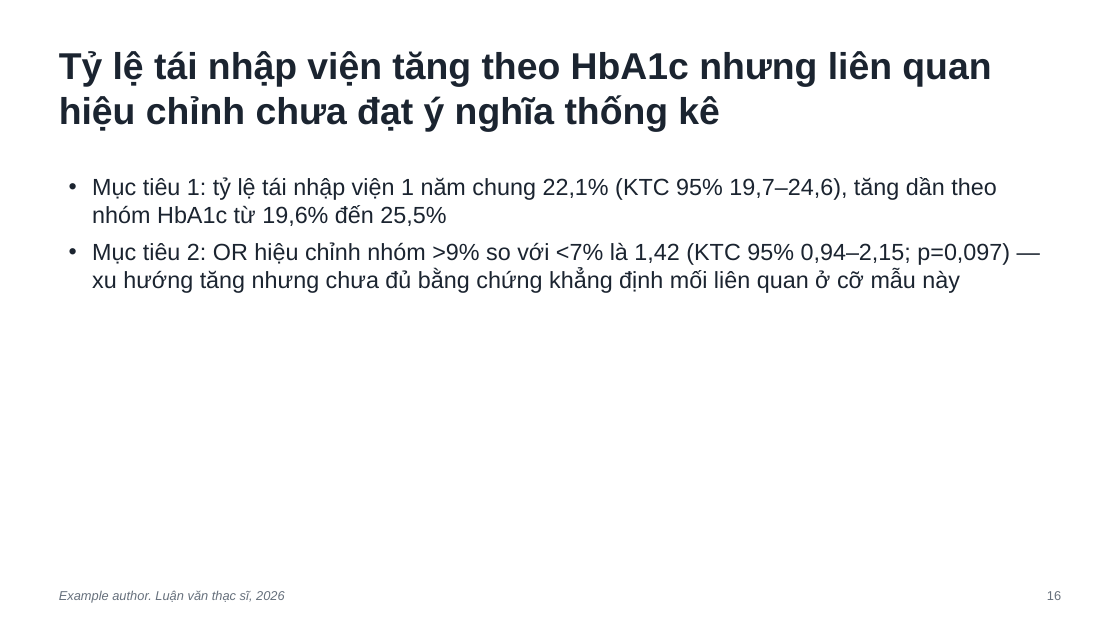
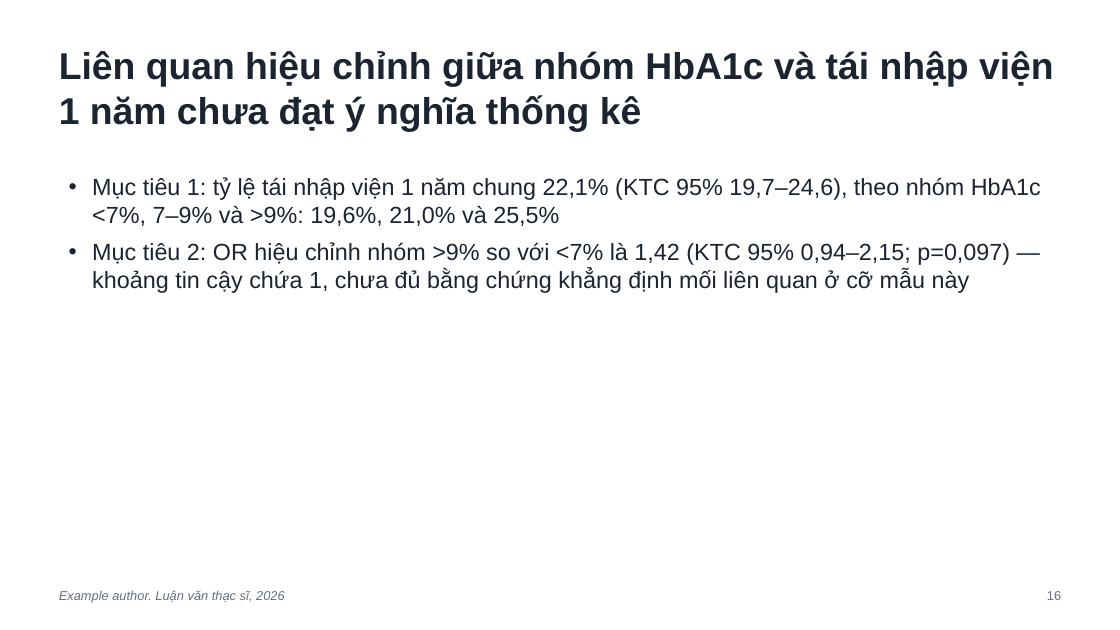
Before and after one commit to drtranquanghung91-vn/clinical-research-orchestra, a slide deck: slide 16 of examples/fictional-cohort/07_present/defense/deck.pptx. Drawn at 1120x630 pixels with LibreOffice and Linux fonts; fonts in the diff are those of the drawing. Boxes give left, top, right and bottom in pixels: in the first picture for what was removed or moved away, otherwise in the second. Text is boxed around its words. In the diff, an @@ line names an element or a change of style, - is before the commit and + after.

```diff
--- a/examples/fictional-cohort/07_present/defense/deck.pptx
+++ b/examples/fictional-cohort/07_present/defense/deck.pptx
@@ text at bbox=[59, 51, 1054, 131]: text changed @@
-Tỷ lệ tái nhập viện tăng theo HbA1c nhưng liên quan hiệu chỉnh chưa đạt ý nghĩa thống kê
+Liên quan hiệu chỉnh giữa nhóm HbA1c và tái nhập viện 1 năm chưa đạt ý nghĩa thống kê
@@ text at bbox=[92, 177, 1041, 293]: text changed @@
-• Mục tiêu 1: tỷ lệ tái nhập viện 1 năm chung 22,1% (KTC 95% 19,7–24,6), tăng dần theo nhóm HbA1c từ 19,6% đến 25,5%
-• Mục tiêu 2: OR hiệu chỉnh nhóm >9% so với <7% là 1,42 (KTC 95% 0,94–2,15; p=0,097) — xu hướng tăng nhưng chưa đủ bằng chứng khẳng định mối liên quan ở cỡ mẫu này
+• Mục tiêu 1: tỷ lệ tái nhập viện 1 năm chung 22,1% (KTC 95% 19,7–24,6), theo nhóm HbA1c <7%, 7–9% và >9%: 19,6%, 21,0% và 25,5%
+• Mục tiêu 2: OR hiệu chỉnh nhóm >9% so với <7% là 1,42 (KTC 95% 0,94–2,15; p=0,097) — khoảng tin cậy chứa 1, chưa đủ bằng chứng khẳng định mối liên quan ở cỡ mẫu này
```
Also in this commit, not shown: 6 other slides changed, 48 other files.
